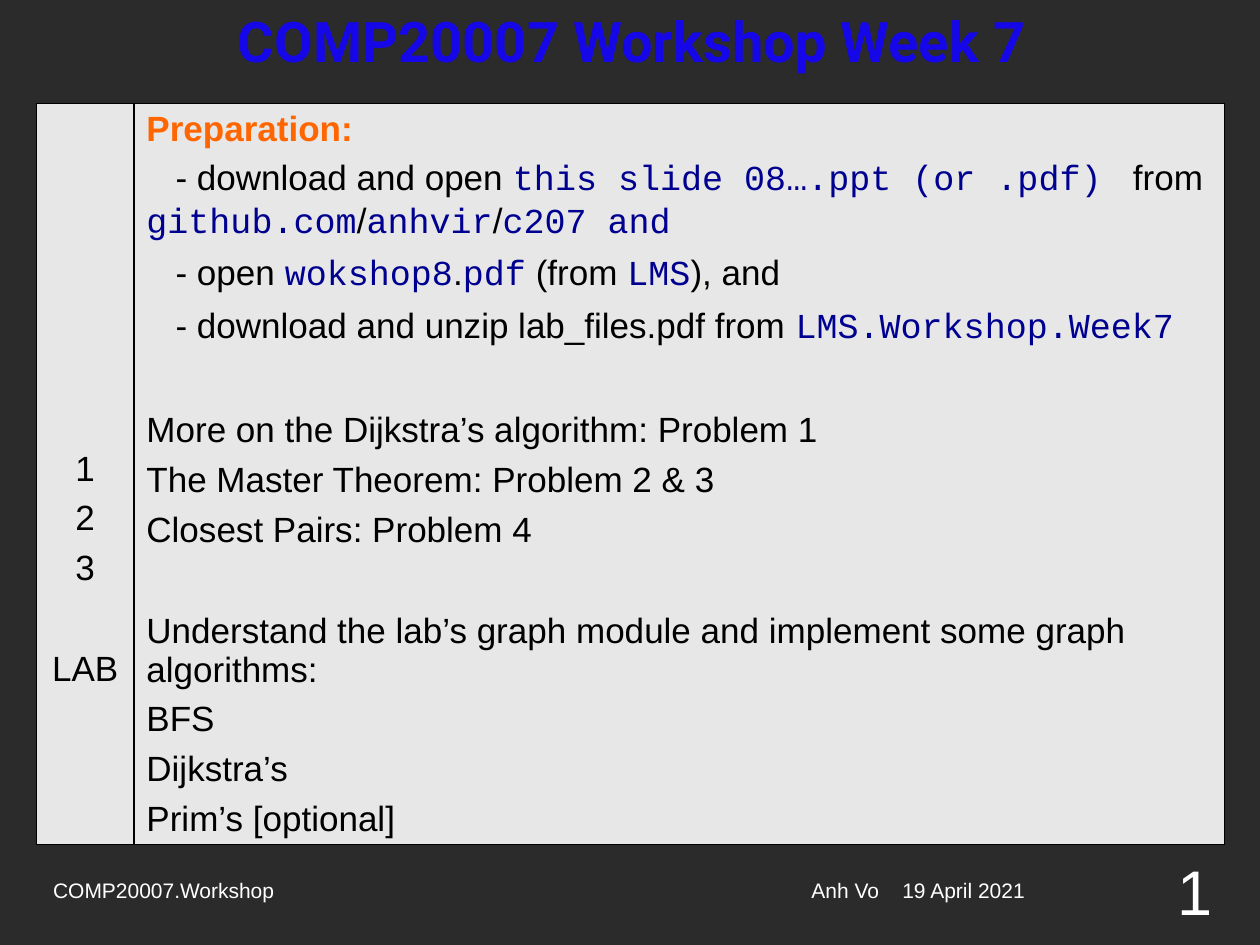
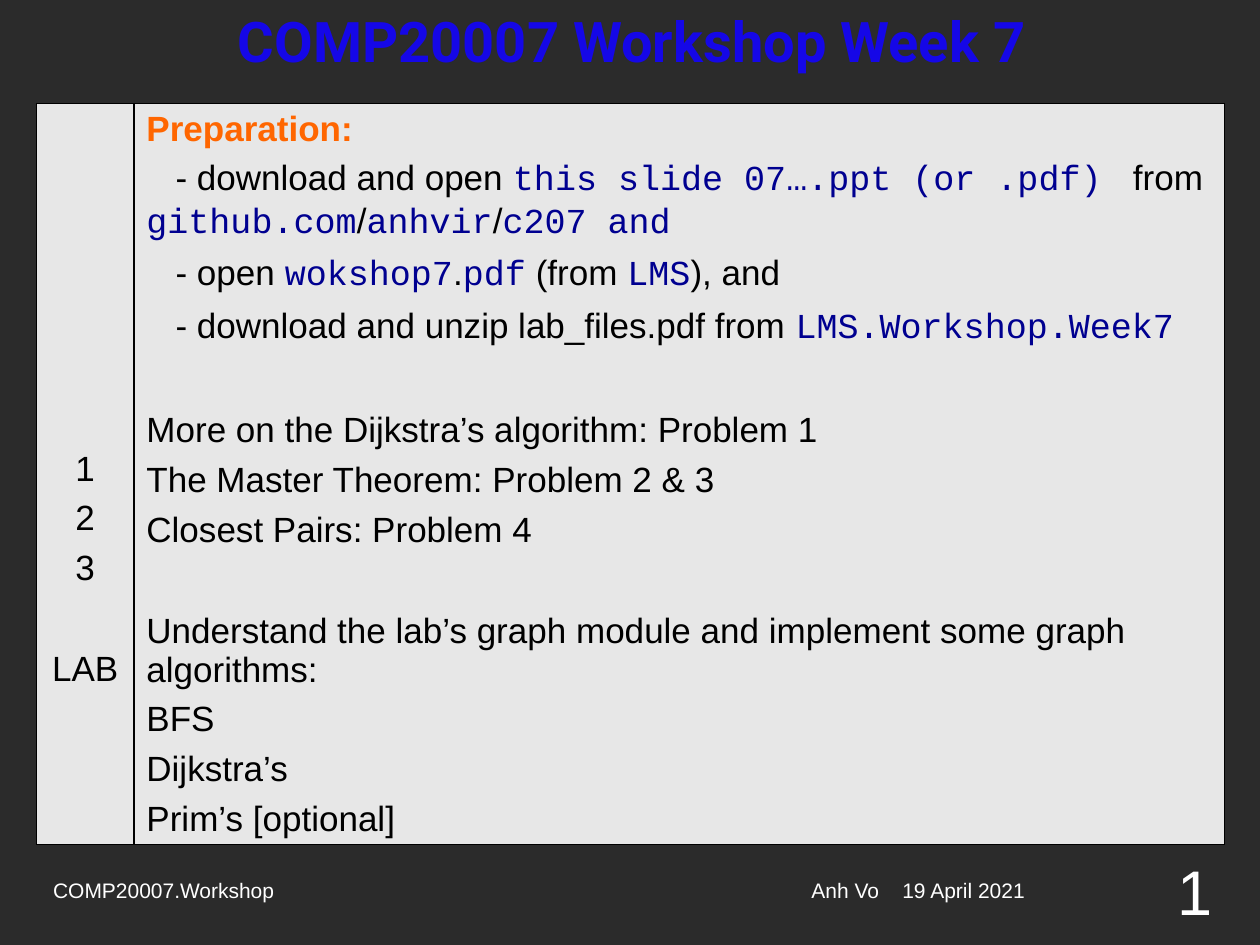
Before and after one commit to anhvir/c207, a slide deck: slide 1 of 07_C207_21S1.pptx. Drawn at 1260x945 pixels with LibreOffice and Linux fonts; fonts in the diff are those of the drawing; background and template pictures are left out; a plain dark background stands for a picture behind light text. Boxes give left, top, right and bottom in pixels: in the first picture for what was removed or moved away, otherwise in the second. Text is boxed around its words. In the diff, an @@ line names an element or a change of style, - is before the commit and + after.

Commit message:
Week 7

```diff
--- a/07_C207_21S1.pptx
+++ b/07_C207_21S1.pptx
@@ table at box(37, 103, 1225, 914) @@
-row 1, column 2: Preparation: / - download and open this slide 08….ppt (or .pdf) from github.com/anhvir/c207 and / - open wokshop8.pdf (from LMS), and / - download and unzip lab_files.pdf from LMS.Workshop.Week7 / More on the Dijkstra’s algorithm: Problem 1 / The Master Theorem: Problem 2 & 3 / Closest Pairs: Problem 4 / Understand the lab’s graph module and implement some graph algorithms: / BFS / Dijkstra’s / Prim’s [optional]
+row 1, column 2: Preparation: / - download and open this slide 07….ppt (or .pdf) from github.com/anhvir/c207 and / - open wokshop7.pdf (from LMS), and / - download and unzip lab_files.pdf from LMS.Workshop.Week7 / More on the Dijkstra’s algorithm: Problem 1 / The Master Theorem: Problem 2 & 3 / Closest Pairs: Problem 4 / Understand the lab’s graph module and implement some graph algorithms: / BFS / Dijkstra’s / Prim’s [optional]
```
Also in this commit, not shown: 3 other slides changed, 1 other file.
